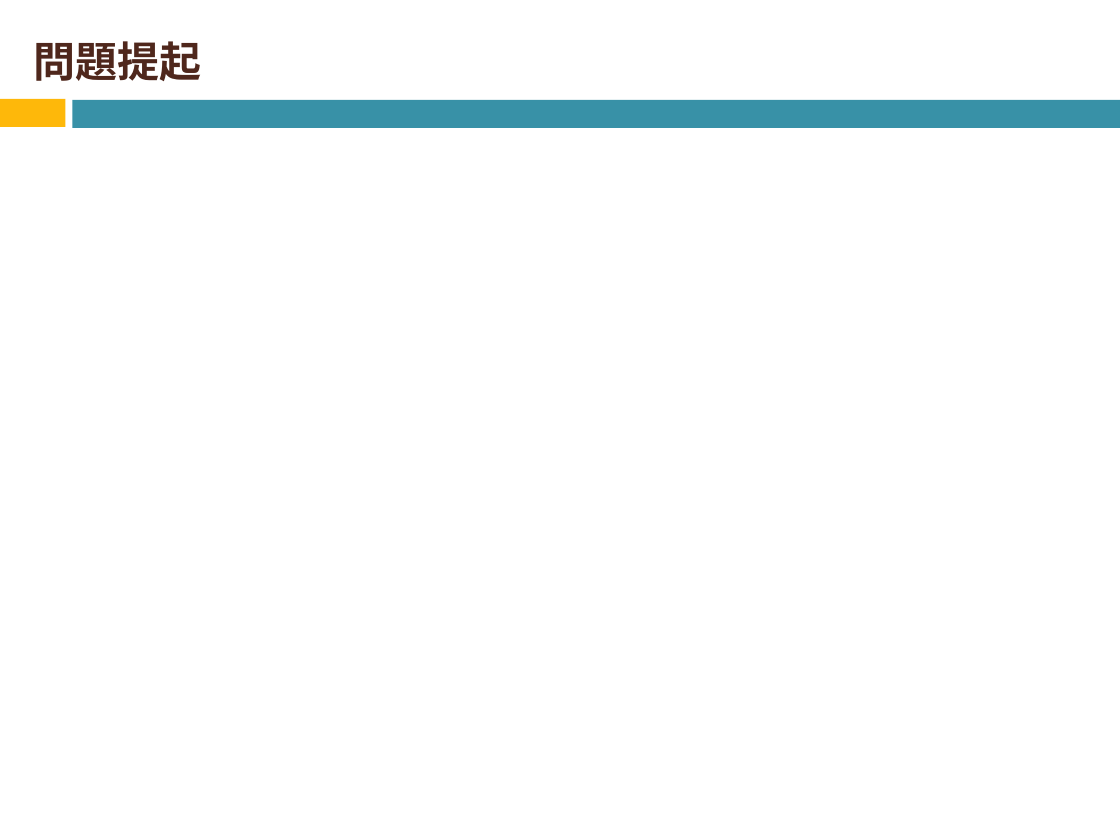
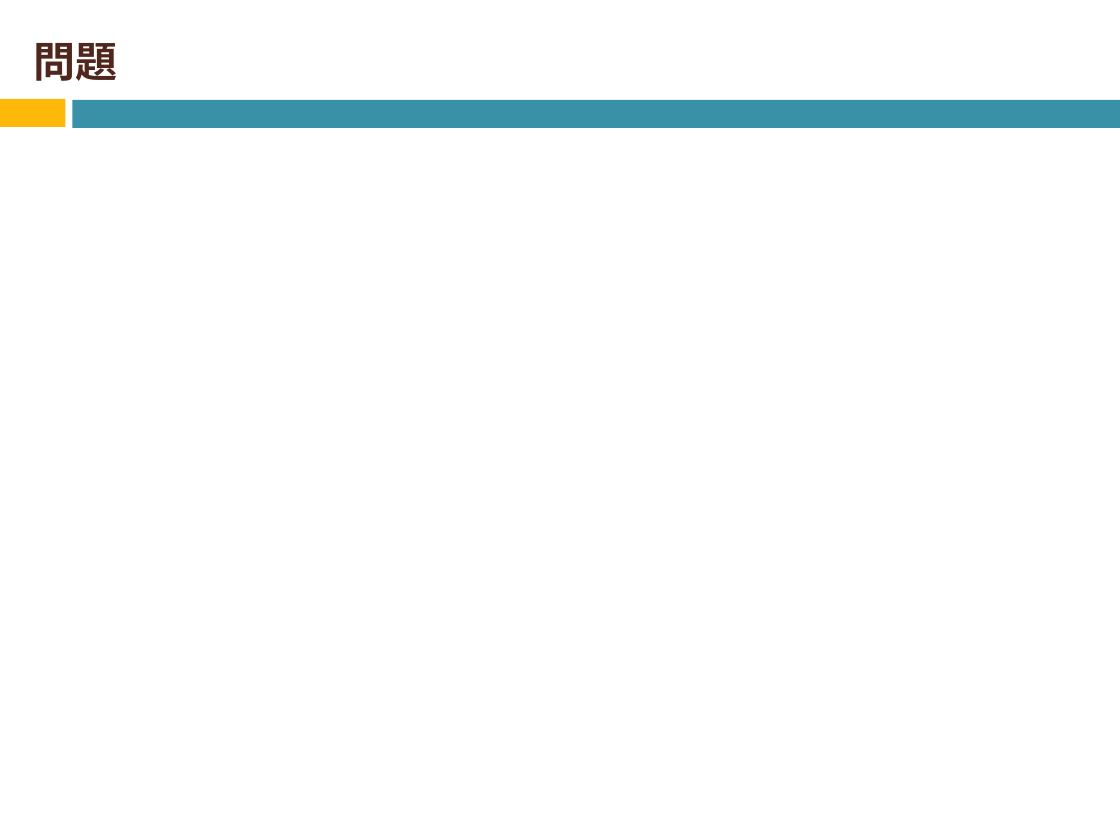
Before and after one commit to Izulabo-nitech/Distributed_Complexity_of_k-Maximal_Independent_Set_Verification, a slide deck: slide 10 of chukan/chukan2020_sato.pptx (slide 13 before the commit). Drawn at 1120x840 pixels with LibreOffice and Linux fonts; fonts in the diff are those of the drawing; grey boxes stand for pictures. Boxes give left, top, right and bottom in pixels: in the first picture for what was removed or moved away, otherwise in the second. Text is boxed around its words. In the diff, an @@ line names an element or a change of style, - is before the commit and + after.

```diff
--- a/chukan/chukan2020_sato.pptx
+++ b/chukan/chukan2020_sato.pptx
@@ title at <box>33,43,117,81</box>: text changed @@
-問題提起
+問題
```
Also in this commit, not shown: 4 other slides changed, 6 slides added, 1 slide removed.
